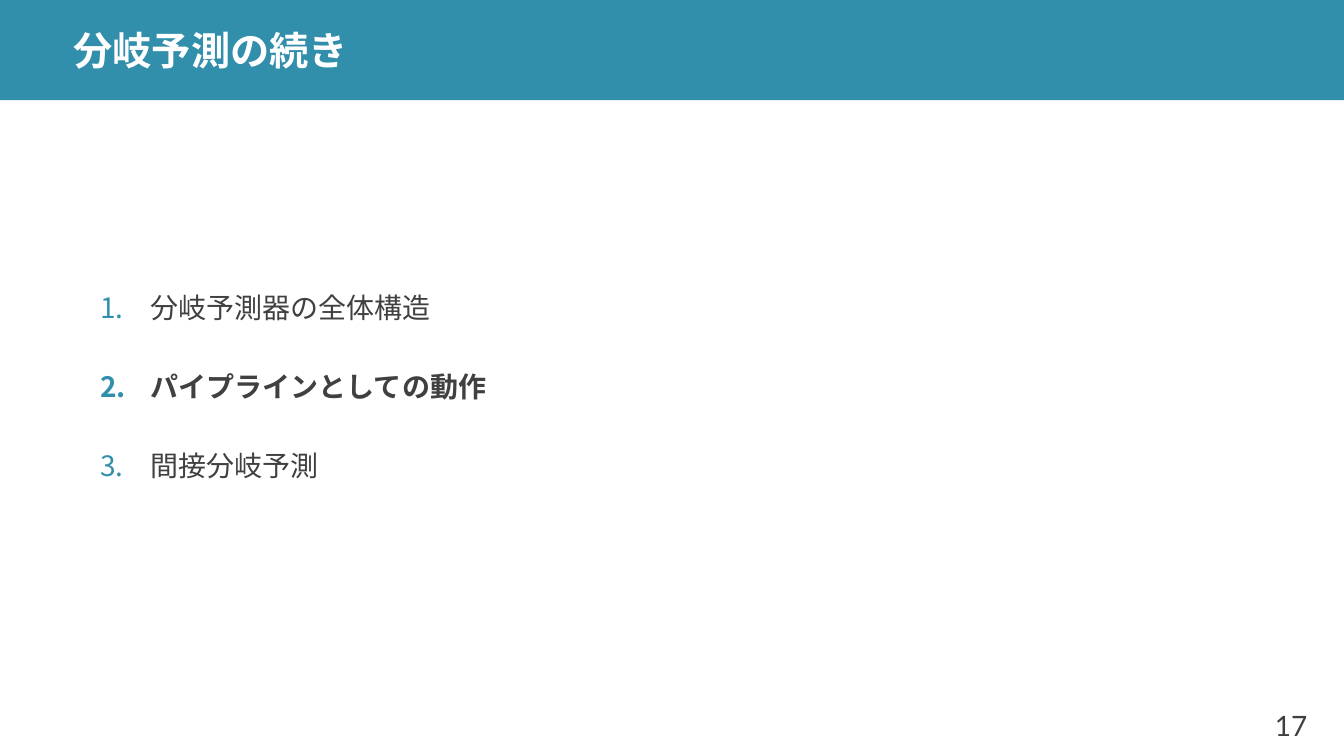
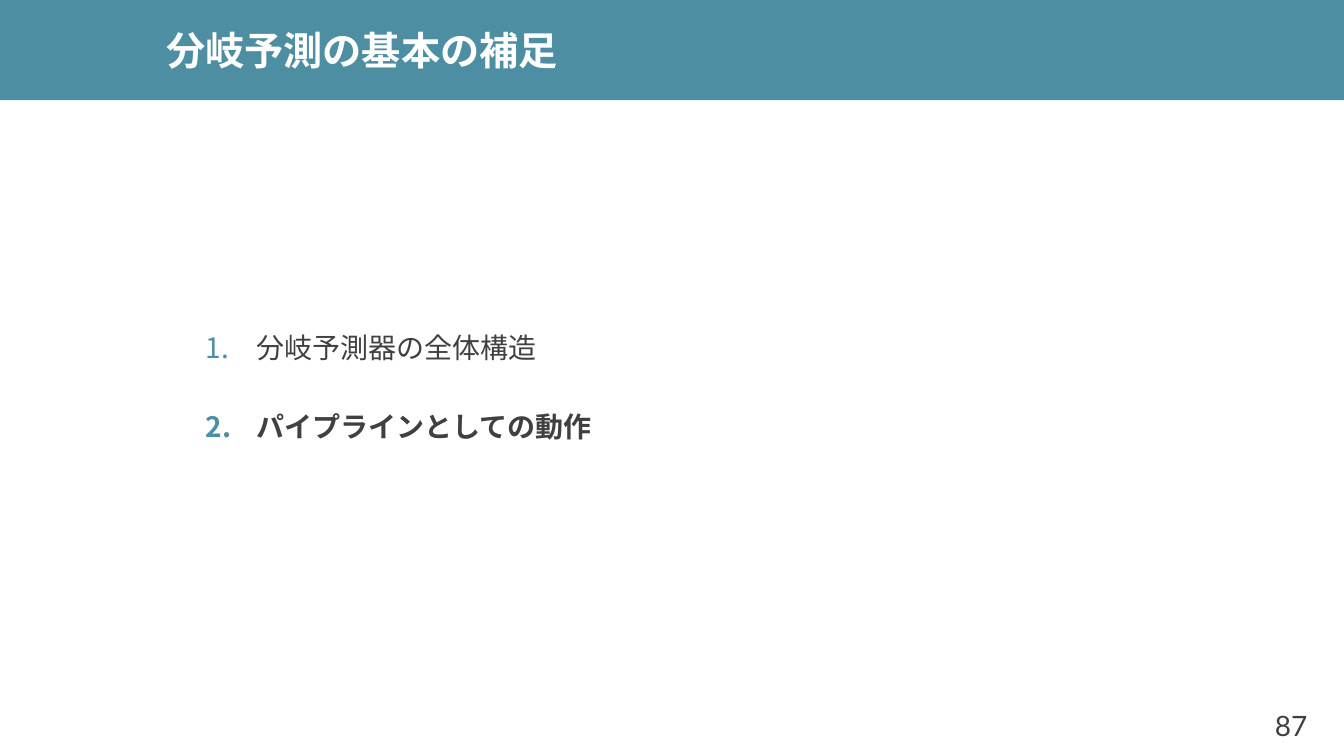
Before and after one commit to shioyadan/advanced-computer-organization, a slide deck: slide 87 of aco-shioya-06.pptx (slide 17 before the commit). Drawn at 1344x756 pixels with LibreOffice and Linux fonts; fonts in the diff are those of the drawing. Boxes give left, top, right and bottom in pixels: in the first picture for what was removed or moved away, otherwise in the second. Text is boxed around its words. In the diff, an @@ line names an element or a change of style, - is before the commit and + after.

```diff
--- a/aco-shioya-06.pptx
+++ b/aco-shioya-06.pptx
@@ rectangle at (x1=0, y1=0, x2=1344, y2=100): fill #328FAC to #4E8EA2 @@
@@ title at (x1=166, y1=31, x2=557, y2=69): text changed @@
-分岐予測の続き
+分岐予測の基本の補足
@@ text "分岐予測器の全体構造" moved from (x1=150, y1=294, x2=486, y2=479) to (x1=256, y1=334, x2=592, y2=440) @@
@@ text "分岐予測器の全体構造" at (x1=256, y1=334, x2=592, y2=440): bullet colour #328FAC to #4E8EA2 @@
@@ text at (x1=150, y1=452, x2=318, y2=479): paragraph removed @@
-3. 間接分岐予測
@@ page number at (x1=1275, y1=715, x2=1308, y2=736): text changed @@
-17
+87
```
Also in this commit, not shown: 41 other slides changed, 84 slides added, 51 slides removed, 3 other files.
